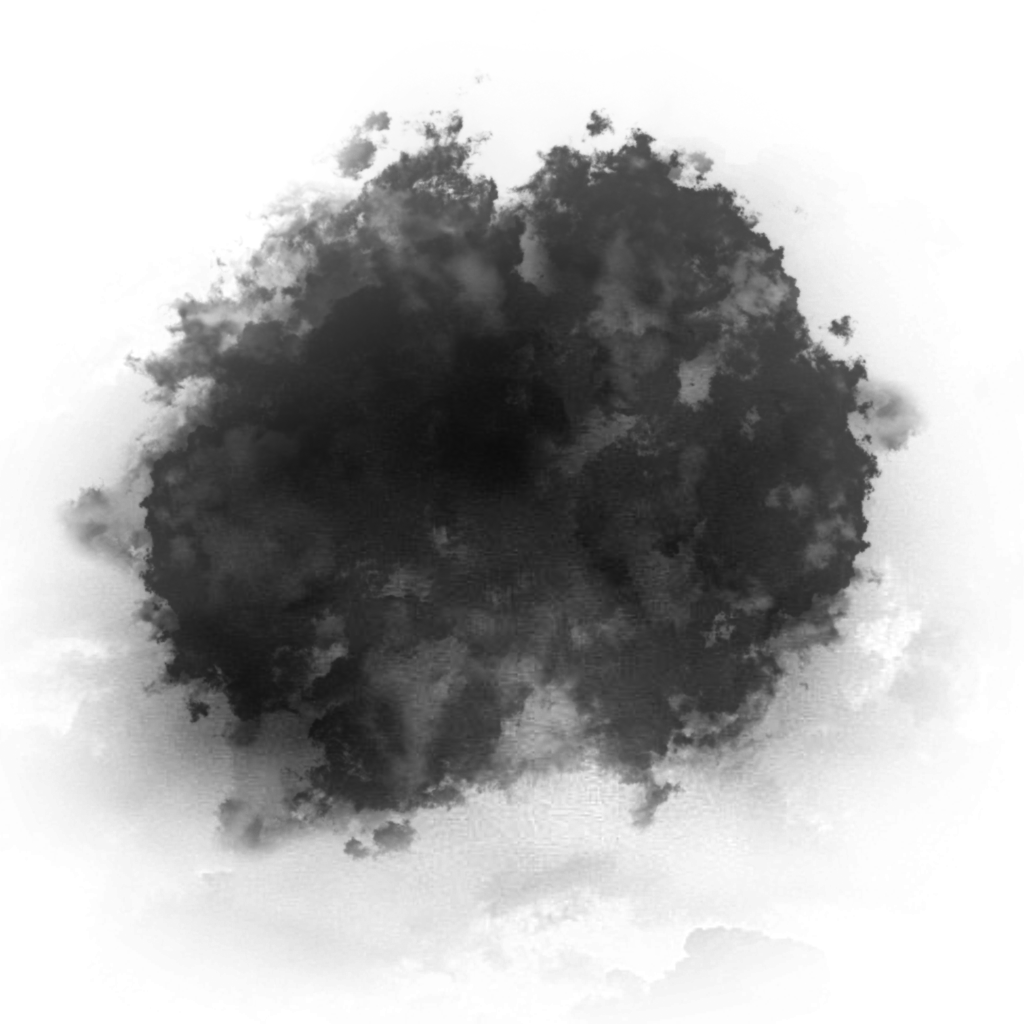
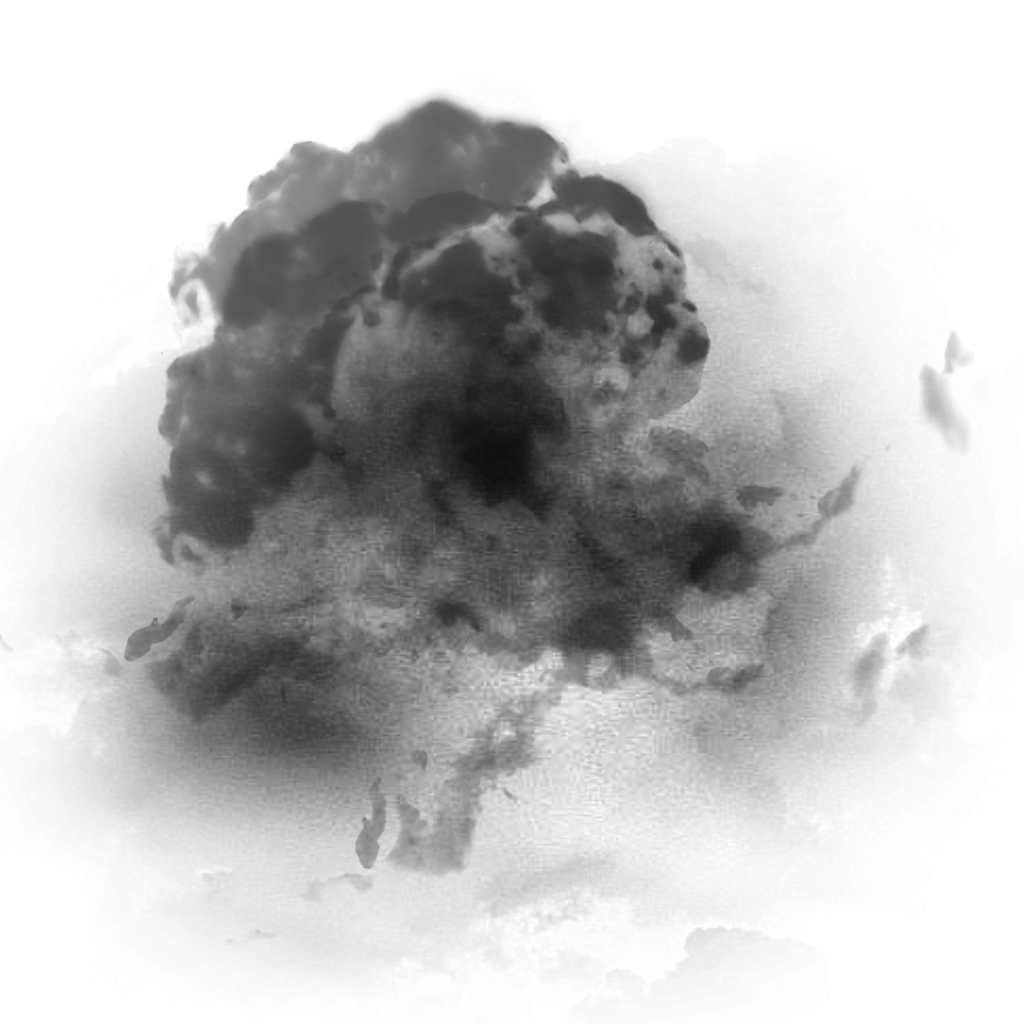
Layer changes from the first 1024px x 1024px image to the second:
hid "Layer 6" over 51, 67, 975, 890
showed "Layer 3" over 0, 67, 975, 945
